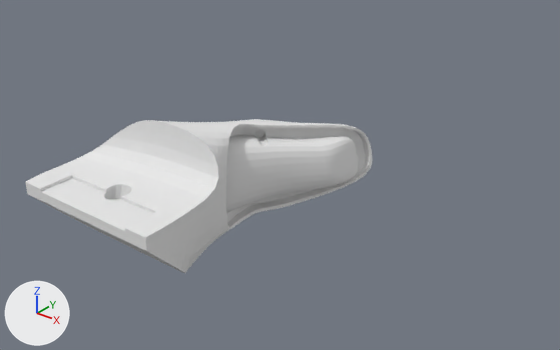
Renders of the Blender file BlenderFiles/RightHand/BrunelRightThumb.blend from each side of a commit.
The view is the same before and after, from a 50 mm camera at (118.2, -83.3, 77.6) aimed at (15.0, 45.6, -2.3). Arrows for +X, +Y and +Z are at lower left; the lights stay in place.

Names of what the first picture shows: 'Thumb', 'Thumb Cover'.
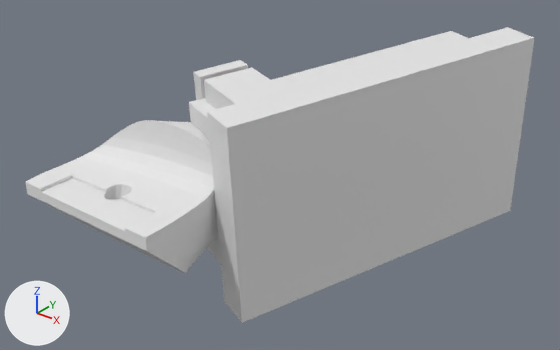
ob_boolean_thumb_top_cover is not drawn itself; it is used by a modifier of ob_thumb_cover, ob_thumb.
ob_mould_boolean_plunger is not drawn itself; it is used by a modifier of ob_mould_thumb__cheetah.
ob_mould_boolean_m2_cap_head__thumb_clamp is not drawn itself; it is used by a modifier of ob_mould_thumb_clamp_001, ob_mould_thumb_clamp.
ob_mould_boolean_urethane_feed_channel is not drawn itself; it is used by a modifier of ob_mould_thumb__cheetah, ob_mould_thumb__pla.

Patch to the scene script:
```diff
--- a/BlenderFiles/RightHand/BrunelRightThumb.blend.py
+++ b/BlenderFiles/RightHand/BrunelRightThumb.blend.py
@@ ob_boolean_thumb_top_cover @@
-ob_boolean_thumb_top_cover = bpy.data.objects.new('BOOLEAN Thumb top cover', me_thumb_top_cover)
@@ ob_thumb_cover @@
 _m = ob_thumb_cover.modifiers.new('Boolean.TopCover', 'BOOLEAN')
-_m.object = ob_boolean_thumb_top_cover
 _m.solver = 'FLOAT'
@@ ob_thumb_cover @@
 _m = ob_thumb_cover.modifiers.new('Boolean.BOOLEAN Cover Internal M2 Clearance ', 'BOOLEAN')
 _m.solver = 'FLOAT'
+ob_thumb_cover.hide_viewport = True
@@ ob_thumb @@
 _m = ob_thumb.modifiers.new('Boolean.TopCover', 'BOOLEAN')
-_m.object = ob_boolean_thumb_top_cover
 _m.solver = 'FLOAT'
@@ ob_mould_thumb_clamp @@
+ob_mould_thumb_clamp = bpy.data.objects.new('MOULD Thumb Clamp', me_cube_013)  # a box spanning x -23.9..23.9, y -4.2..7.4, z 0.0..3.5; modifiers BOOLEAN, BOOLEAN
+ob_mould_thumb_clamp.location = (6.4, 36.1, 0.5)
+ob_mould_thumb_clamp.rotation_euler = (0.918, -1.479, -1.278)  # degrees (53, -85, -73)
@@ ob_mould_boolean_m2_cap_head__thumb_clamp @@
+ob_mould_boolean_m2_cap_head__thumb_clamp = bpy.data.objects.new('MOULD BOOLEAN M2 Cap Head (Thumb Clamp)', me_cylinder_010)  # 256 vertices, 196 faces; spans x -2.7..60.3, y -2.7..2.7, z -10.0..4.7; in mat_boolean_difference (red #ff0000)
+ob_mould_boolean_m2_cap_head__thumb_clamp.location = (0.884, 41.54, -20.07)
+ob_mould_boolean_m2_cap_head__thumb_clamp.rotation_euler = (0.918, -1.479, -1.278)  # degrees (53, -85, -73)
+ob_mould_boolean_m2_cap_head__thumb_clamp.scale = (0.733, 0.733, 1.0)
@@ ob_mould_thumb__pla @@
+ob_mould_thumb__pla = bpy.data.objects.new('MOULD Thumb (PLA)', me_cube_010)  # 40 vertices, 38 faces; spans x -42.5..37.5, y -23.9..23.9, z 1.5..24.3; modifiers BOOLEAN, BOOLEAN, BOOLEAN
+ob_mould_thumb__pla.location = (40.3, 52.2, 1.0)
+ob_mould_thumb__pla.rotation_euler = (1.515, 0.0728, -1.933)  # degrees (87, 4.2, -111)
@@ ob_mould_boolean_m2_insert @@
+ob_mould_boolean_m2_insert = bpy.data.objects.new('MOULD BOOLEAN M2 Insert ', me_cylinder_009)  # 192 vertices, 132 faces; spans x -1.5..43.7, y -1.5..1.5, z -10.0..0.9; in mat_boolean_difference (red #ff0000)
+ob_mould_boolean_m2_insert.location = (8.1, 38.8, -20.5)
+ob_mould_boolean_m2_insert.rotation_euler = (0.918, -1.479, -1.278)  # degrees (53, -85, -73)
@@ ob_mould_thumb__cheetah @@
+ob_mould_thumb__cheetah = bpy.data.objects.new('MOULD Thumb (Cheetah)', me_cube_008)  # a box spanning x -23.0..-2.5, y -46.9..27.0, z -20.7..17.1; modifiers BOOLEAN, BOOLEAN, BOOLEAN
+ob_mould_thumb__cheetah.location = (42.0, 64.7, 3.9)
+ob_mould_thumb__cheetah.rotation_euler = (0.0729, 0.0556, -0.358)  # degrees (4.2, 3.2, -21)
@@ ob_mould_boolean_plunger @@
+ob_mould_boolean_plunger = bpy.data.objects.new('MOULD BOOLEAN Plunger', me_cylinder_012)  # 64 vertices, 34 faces; spans x -25.7..4.5, y -11.9..19.8, z -12.7..14.0; in mat_boolean_difference (red #ff0000); modifiers BEVEL, SUBSURF
+ob_mould_boolean_plunger.location = (43.81, 76.45, 3.145)
@@ ob_mould_boolean_urethane_feed_channel @@
+ob_mould_boolean_urethane_feed_channel = bpy.data.objects.new('MOULD BOOLEAN Urethane feed channel ', me_cylinder_005)  # 224 vertices, 194 faces; spans x -36.9..11.8, y -18.3..30.4, z -12.3..20.2; in mat_boolean_difference (red #ff0000); modifiers SUBSURF
+ob_mould_boolean_urethane_feed_channel.location = (36.99, 58.78, 1.696)
+ob_mould_boolean_urethane_feed_channel.rotation_euler = (-1.571, 0.418, -0.362)  # degrees (-90, 24, -21)
+ob_mould_boolean_urethane_feed_channel.scale = (0.125, 0.125, 1.0)
```

Changed parts and their boxes [x1, y1, x2, y2] in the pictures (560 x 350 px):
'MOULD Thumb (PLA)', added
    after: [204, 27, 534, 323]
'MOULD Thumb (Cheetah)', added
    after: [189, 31, 468, 264]
'MOULD Thumb Clamp', added
    after: [193, 60, 248, 100]
'Thumb Cover', deleted, hidden
    before: [227, 119, 297, 138]
